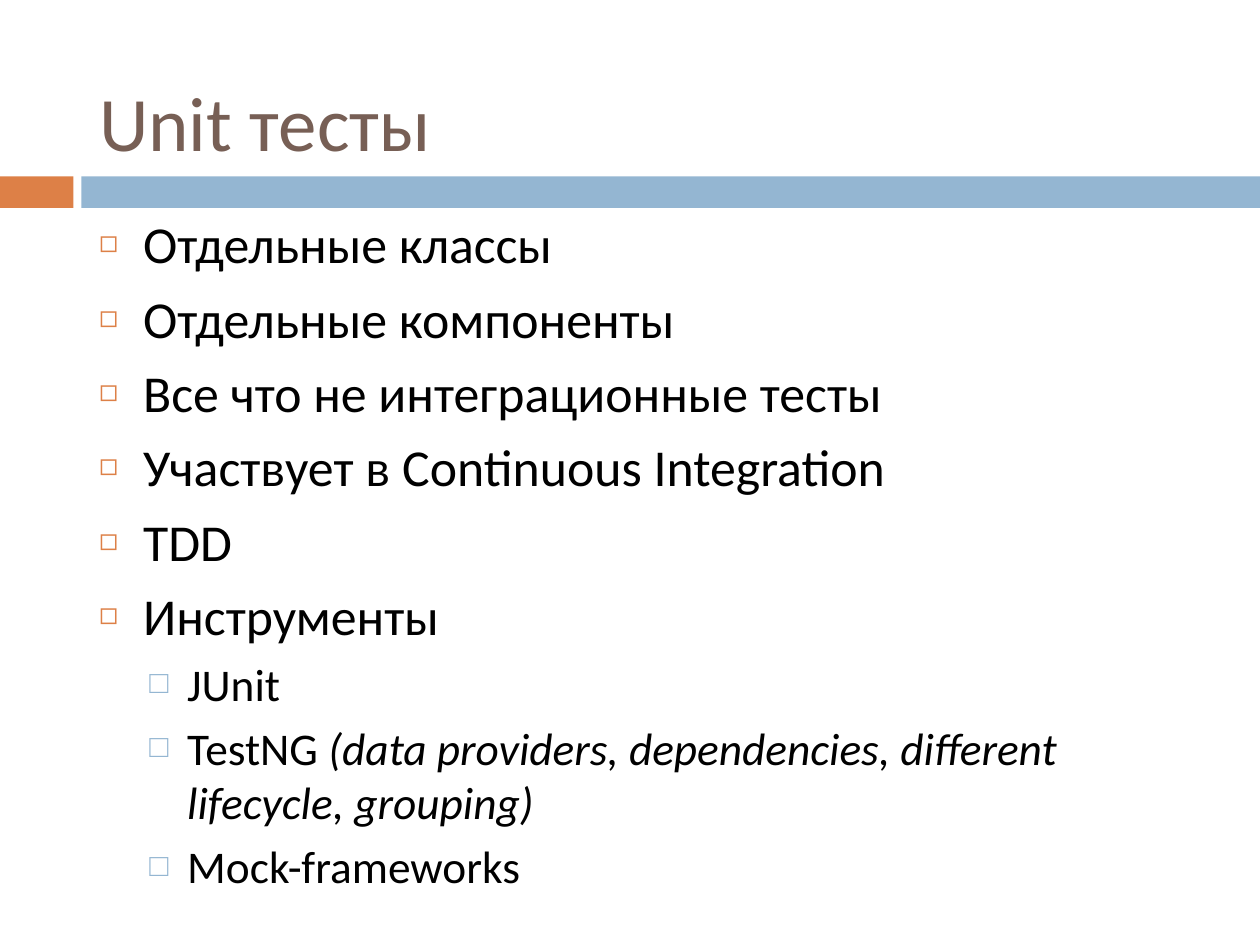
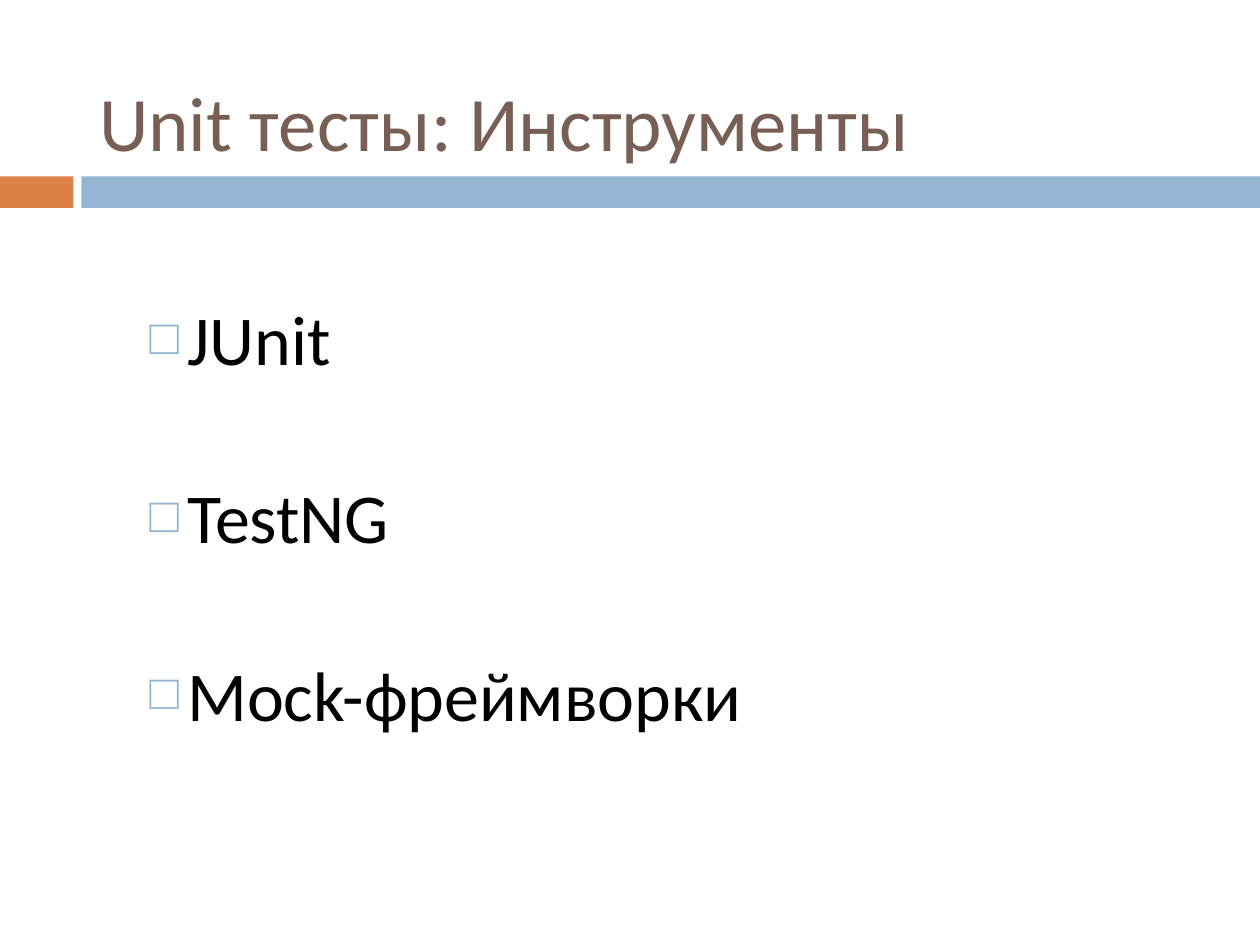
Before and after one commit to vitali-kviatkouski/personal, a slide deck: slide 7 of MiniQ/Testing/Testing.pptx (slide 5 before the commit). Drawn at 1260x945 pixels with LibreOffice and Linux fonts; fonts in the diff are those of the drawing. Boxes give left, top, right and bottom in pixels: in the first picture for what was removed or moved away, otherwise in the second. Text is boxed around its words. In the diff, an @@ line names an element or a change of style, - is before the commit and + after.

Commit message:
Final version of presentation

```diff
--- a/MiniQ/Testing/Testing.pptx
+++ b/MiniQ/Testing/Testing.pptx
@@ title at box(99, 98, 908, 164): text changed @@
-Unit тесты
+Unit тесты: Инструменты
@@ text at box(143, 229, 885, 644): paragraphs removed @@
-◻ Отдельные классы
-◻ Отдельные компоненты
-◻ Все что не интеграционные тесты
-◻ Участвует в Continuous Integration
-◻ TDD
-◻ Инструменты
@@ text at box(187, 317, 330, 366): size 25.9 to 40 pt in "JUnit"; line spacing 1 to 2 @@
@@ text at box(187, 497, 741, 733): text changed; size 25.9 to 40 pt; italic off @@
-  □ TestNG (data providers, dependencies, different lifecycle, grouping)
-  □ Mock-frameworks
+  □ TestNG
+  □ Mock-фреймворки
```
Also in this commit, not shown: 6 other slides changed, 2 slides added, 1 slide removed.
